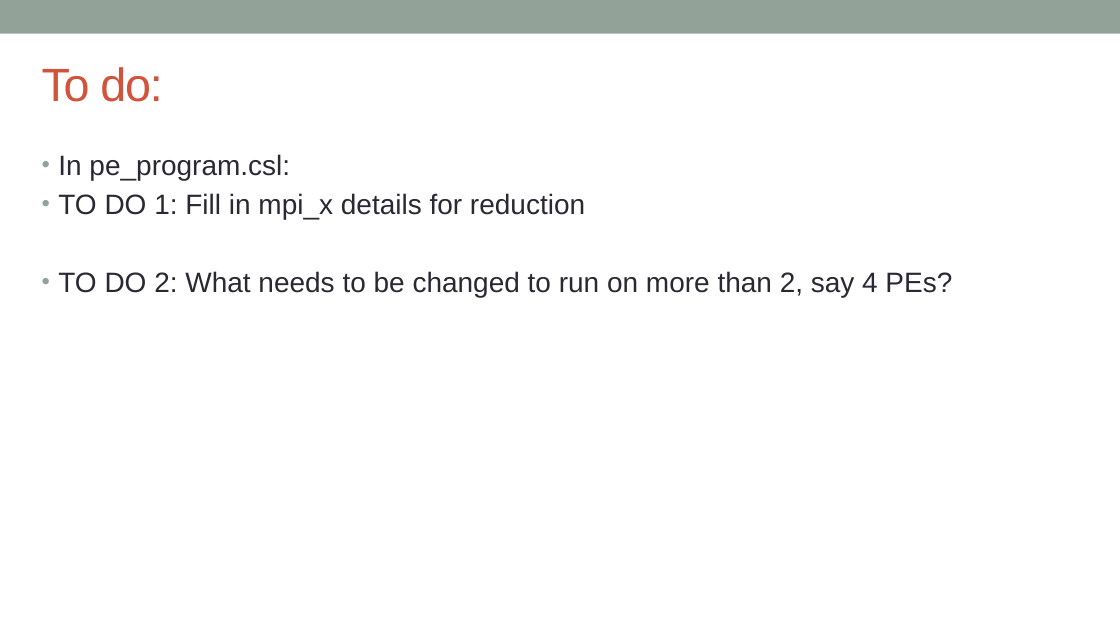
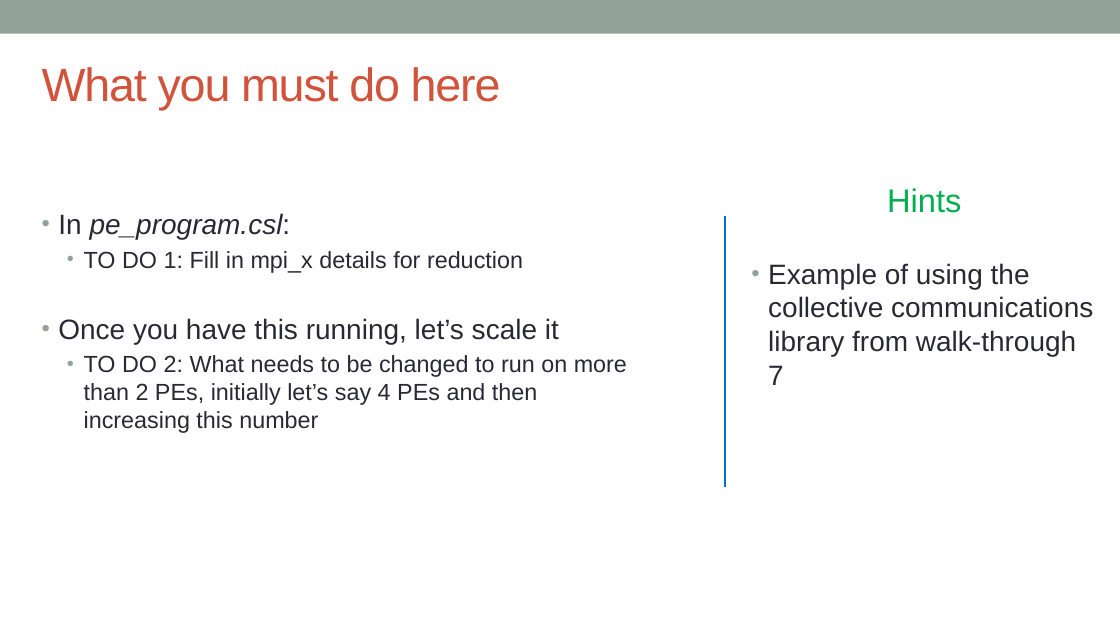
Before and after one commit to EPCCed/cs2-sdk-training, a slide deck: slide 3 of lectures/powerpoints/hands-on-3+washup.pptx. Drawn at 1120x630 pixels with LibreOffice and Linux fonts; fonts in the diff are those of the drawing. Boxes give left, top, right and bottom in pixels: in the first picture for what was removed or moved away, otherwise in the second. Text is boxed around its words. In the diff, an @@ line names an element or a change of style, - is before the commit and + after.

```diff
--- a/lectures/powerpoints/hands-on-3+washup.pptx
+++ b/lectures/powerpoints/hands-on-3+washup.pptx
@@ title at box(42, 67, 501, 111): text changed @@
-To do:
+What you must do here
@@ text "In pe_program.csl:": place and size @@
-text "In pe_program.csl:" at box(58, 154, 952, 297)
+text "In pe_program.csl:" at box(58, 213, 627, 433)
@@ text added at box(887, 188, 961, 213), 28 pt, text #00B050 @@
+Hints
@@ text at box(58, 213, 523, 273): italic on in "pe_program.csl:"; size 24 to 20 pt in "TO DO 1: Fill in mpi_x details ..."; list level 1 to 2 in "TO DO 1: Fill in ..." @@
@@ line added from (726, 216) to (726, 487), #0070C0 1.75 pt @@
@@ text added at box(768, 263, 1093, 385), 24 pt, text #292934 @@
+• Example of using the collective communications library from walk-through 7
@@ text at box(58, 318, 627, 433): text changed; size 24 to 20 pt @@
-• TO DO 2: What needs to be changed to run on more than 2, say 4 PEs?
+• Once you have this running, let’s scale it
+  • TO DO 2: What needs to be changed to run on more than 2 PEs, initially let’s say 4 PEs and then increasing this number
```
Also in this commit, not shown: 3 other slides changed, 2 slides removed, 1 other file.
